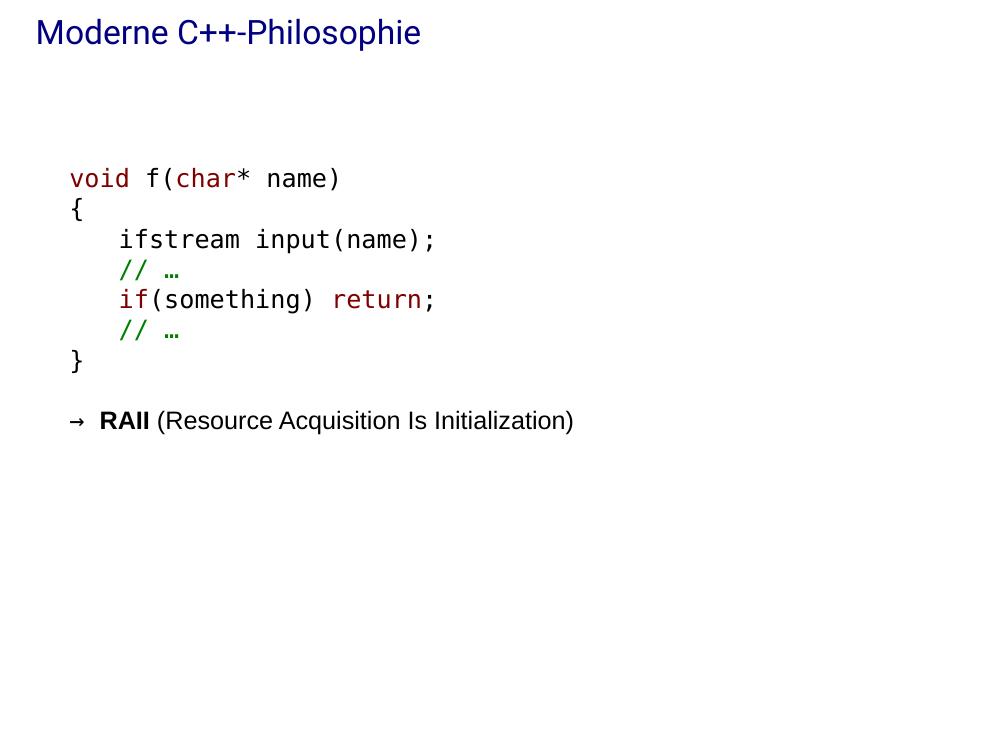
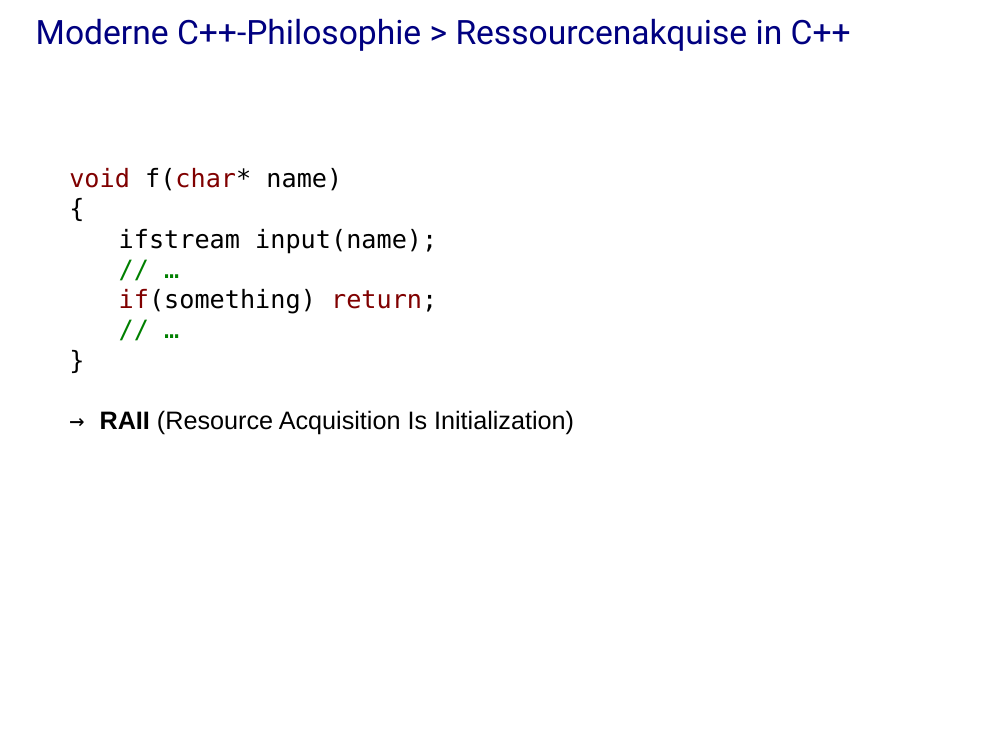
Before and after one commit to j-stephan/hs16, a slide deck: slide 12 of presentation/presentation.odp (slide 13 before the commit). Drawn at 1008x756 pixels with LibreOffice and Linux fonts; fonts in the diff are those of the drawing; background and template pictures are left out. Boxes give left, top, right and bottom in pixels: in the first picture for what was removed or moved away, otherwise in the second. Text is boxed around its words. In the diff, an @@ line names an element or a change of style, - is before the commit and + after.

```diff
--- a/presentation/presentation.odp
+++ b/presentation/presentation.odp
@@ title at (36, 18, 851, 51): text changed @@
-Moderne C++-Philosophie
+Moderne C++-Philosophie > Ressourcenakquise in C++
```
Also in this commit, not shown: 12 other slides changed, 23 slides added, 15 slides removed, 1 other file.
